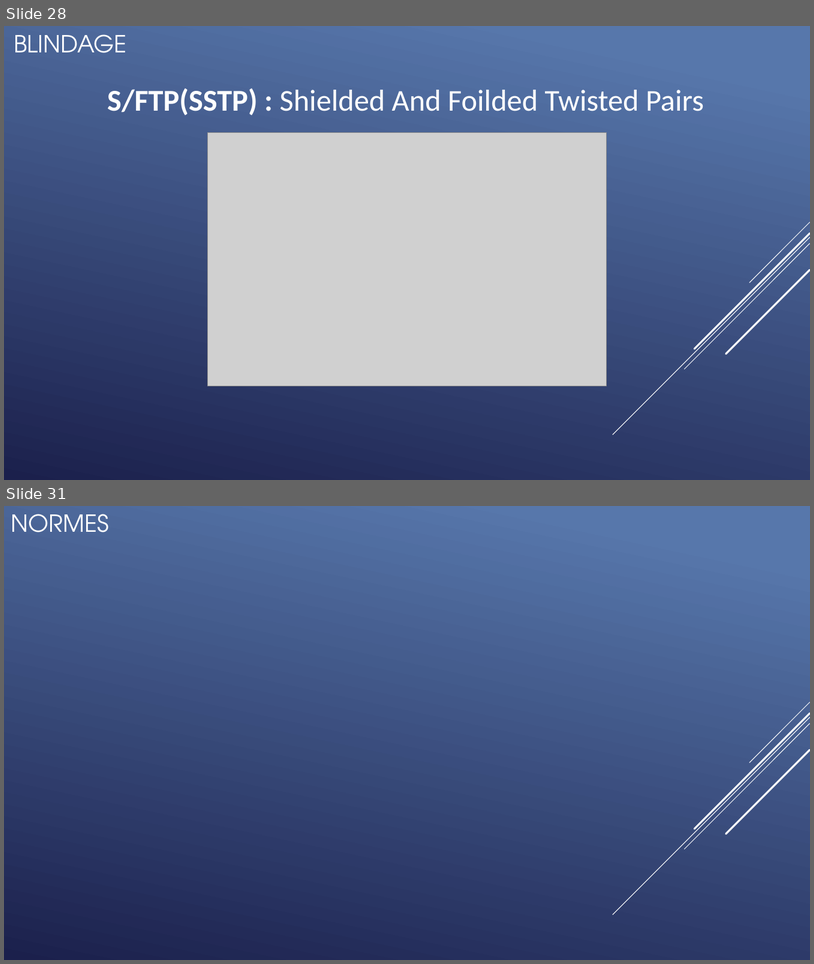
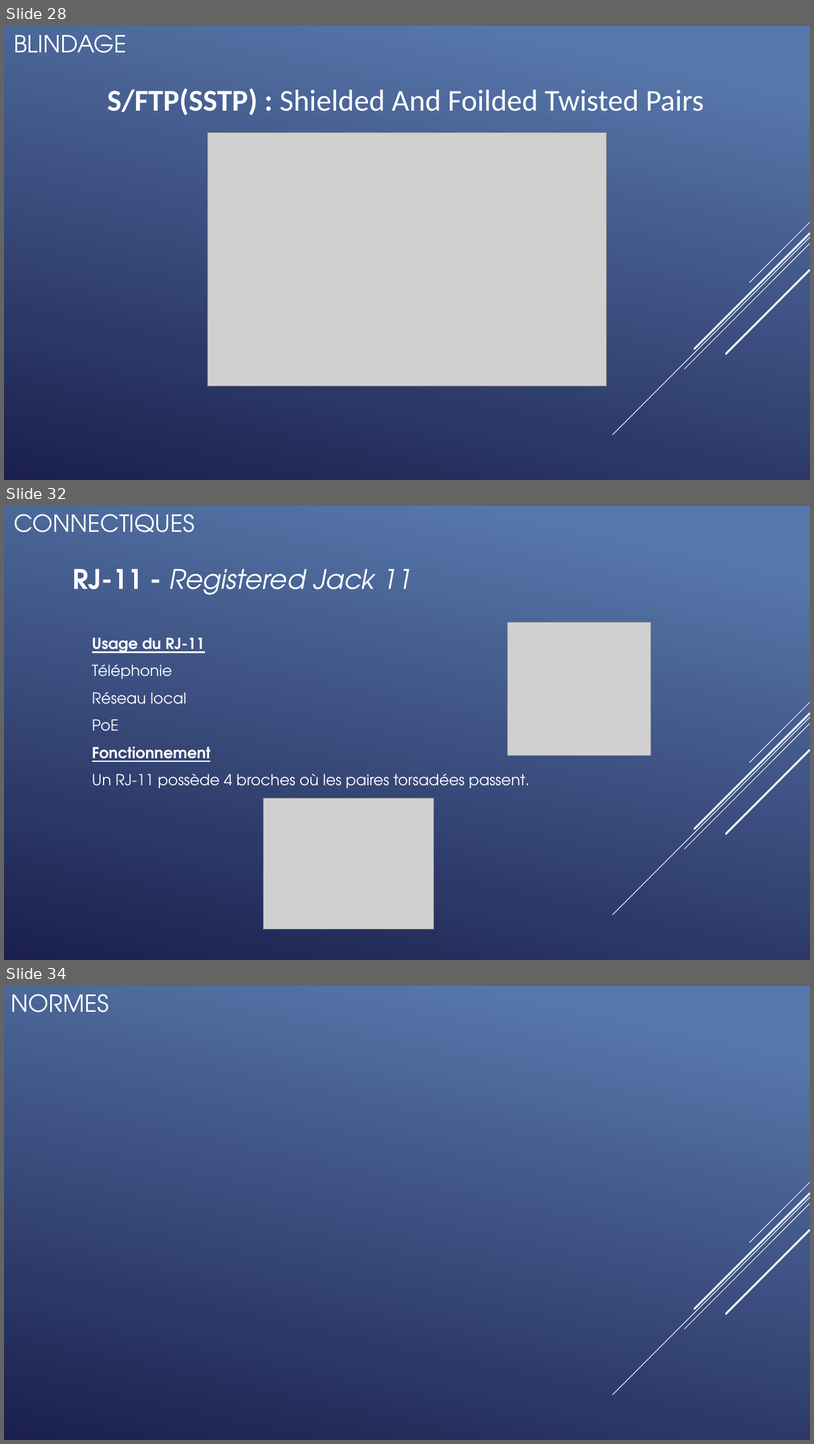
Before and after one commit to QuentinKrg/M214-Ethernet, a slide deck: Module 214 - Fabrication_Ethernet.pptx. Shown one above the other, each under a label of ours: slides 28 and 31 before the commit, slides 28, 32 and 34 after it; the slides between them are not shown. The pictures are 814x964 and 814x1444 pixels, drawn with LibreOffice and Linux fonts; fonts in the diff are those of the drawing; grey boxes stand for pictures. Boxes give left, top, right and bottom in pixels: in the first picture for what was removed or moved away, otherwise in the second. Text is boxed around its words. In the diff, an @@ line names an element or a change of style, - is before the commit and + after.

```diff
--- a/Module 214 - Fabrication_Ethernet.pptx
+++ b/Module 214 - Fabrication_Ethernet.pptx
@@ slide 32 added at bbox=[4, 506, 810, 960], background gradient #5877AB to #1C204D; not listed: 5 template elements that a slide beside it also shows @@
@@ title added at bbox=[14, 514, 195, 532], 28 pt, text #FFFFFF @@
+CONNECTIQUES
@@ text added at bbox=[73, 569, 413, 595], 32 pt, text #FFFFFF, italic @@
+RJ-11 - Registered Jack 11
@@ picture added at bbox=[508, 622, 652, 756] @@
@@ text added at bbox=[92, 637, 530, 788], 18 pt, text #FFFFFF @@
+Usage du RJ-11
+Téléphonie
+Réseau local
+PoE
+Fonctionnement
+Un RJ-11 possède 4 broches où les paires torsadées passent.
@@ picture added at bbox=[264, 798, 434, 929] @@
@@ what was slide 31 is now slide 34 @@
```
Also in this commit, not shown: 3 slides changed, 2 other slides added, 2 other files.
